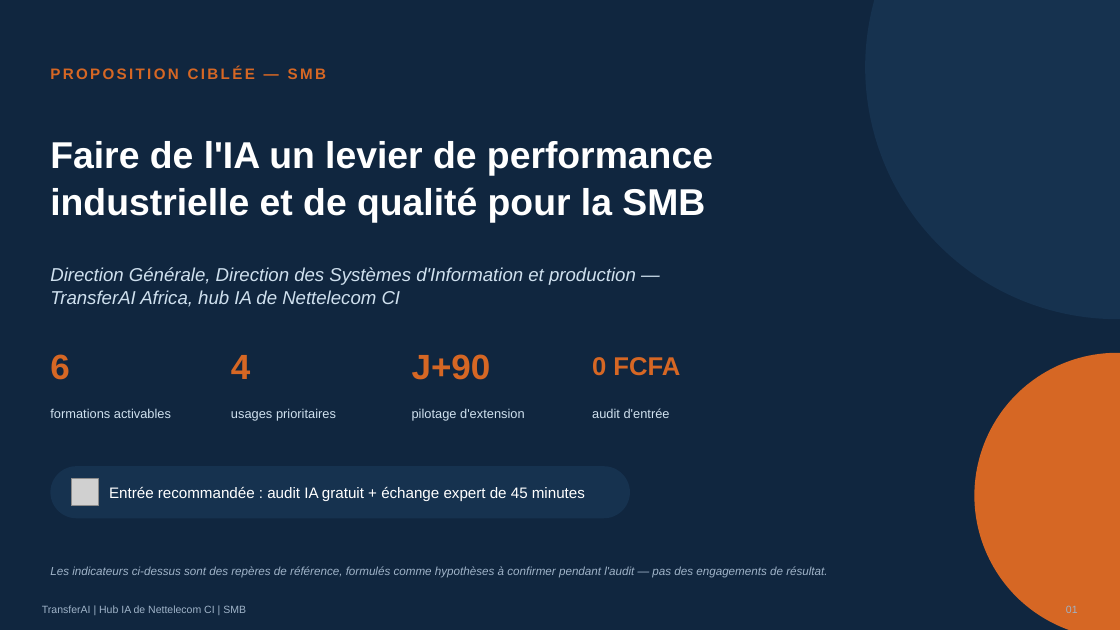
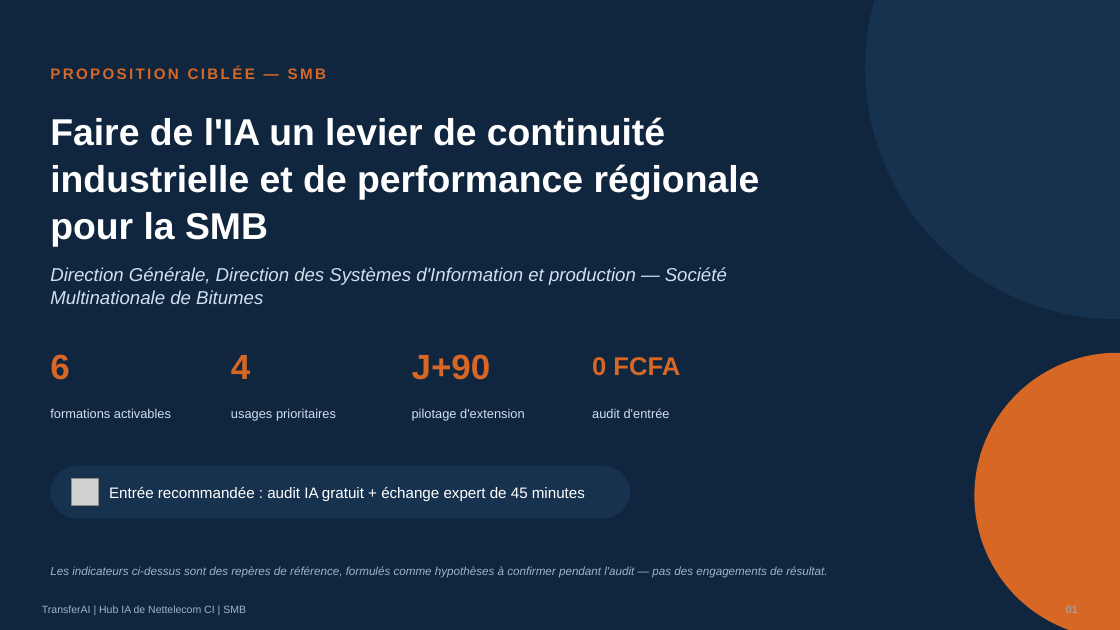
Before and after one commit to mayoro1972/connect-ia-bloom, a slide deck: slide 1 of docs/transferai-prospection/packs-entreprises-cibles-2026-07/SMB/Deck_SMB_2026-07-07.pptx. Drawn at 1120x630 pixels with LibreOffice and Linux fonts; fonts in the diff are those of the drawing; grey boxes stand for pictures. Boxes give left, top, right and bottom in pixels: in the first picture for what was removed or moved away, otherwise in the second. Text is boxed around its words. In the diff, an @@ line names an element or a change of style, - is before the commit and + after.

```diff
--- a/docs/transferai-prospection/packs-entreprises-cibles-2026-07/SMB/Deck_SMB_2026-07-07.pptx
+++ b/docs/transferai-prospection/packs-entreprises-cibles-2026-07/SMB/Deck_SMB_2026-07-07.pptx
@@ text at [50,117,760,247]: text changed @@
-Faire de l'IA un levier de performance industrielle et de qualité pour la SMB
+Faire de l'IA un levier de continuité industrielle et de performance régionale pour la SMB
@@ text at [50,267,727,304]: text changed @@
-Direction Générale, Direction des Systèmes d'Information et production — TransferAI Africa, hub IA de Nettelecom CI
+Direction Générale, Direction des Systèmes d'Information et production — Société Multinationale de Bitumes
```
Also in this commit, not shown: 9 other slides changed, 31 other files.
